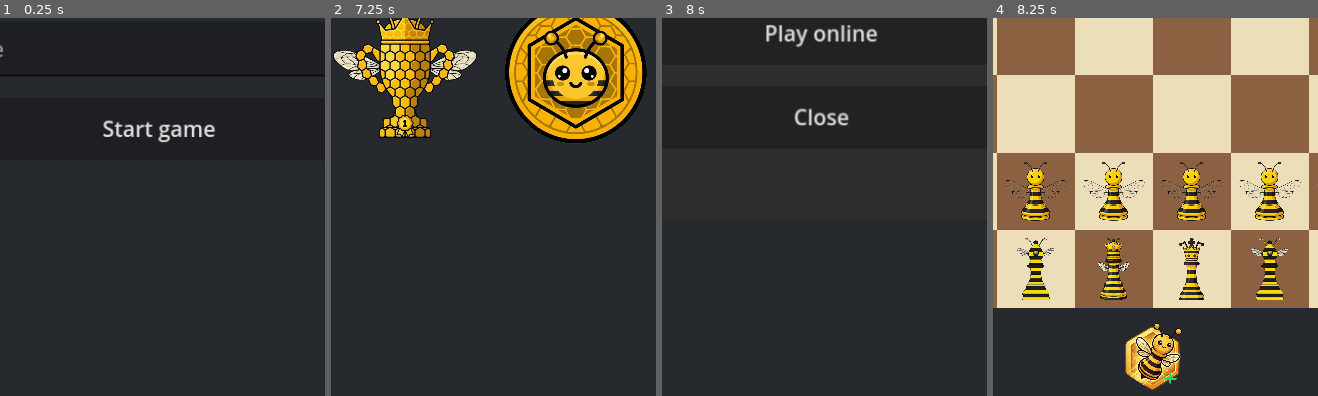
Above: before the commit, frames 1-4 (left to right).
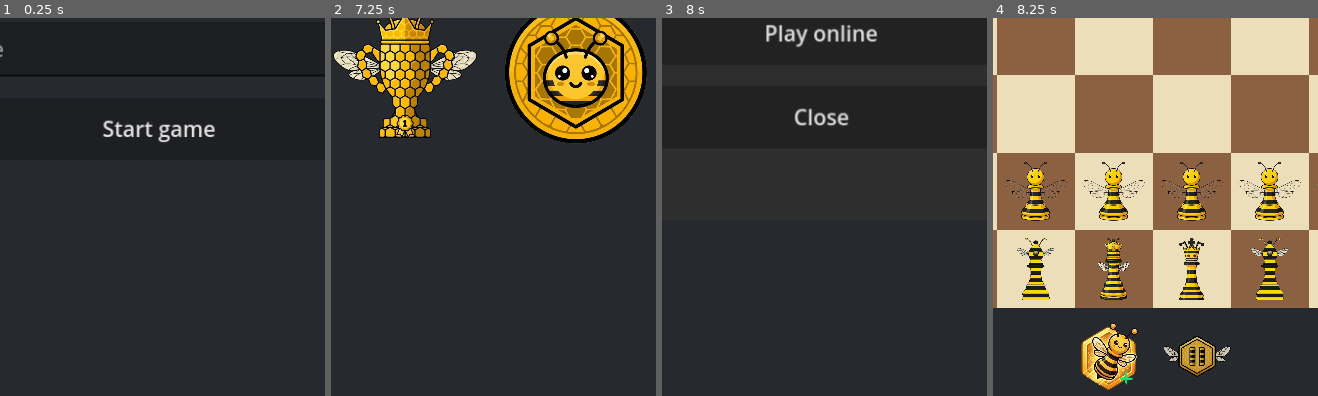
Above: after the commit, the same moments.

Repository: svetlyi072-debug/Be-Bees
Game: Godot game, scene res://scenes/Main.tscn
Two runs of this game, one before a commit and one after it. Both use one fixed random seed, a clock stepped at 60 frames per second and the inputs below.
Inputs (mouse positions are % of the whole screen's width and height, from its top left):
- Up to frame 1 (0.25 s): no input
- Up to frame 2 (7.25 s): click (10, 57) at 0.52 s; click (10, 57) at 1.27 s; click (36, 57) at 2.02 s; click (36, 57) at 2.77 s; click (62, 57) at 3.52 s; click (62, 57) at 4.27 s; click (88, 57) at 5.02 s; click (88, 57) at 5.77 s; click "Start game" at 6.5 s
- Up to frame 3 (8 s): click (10, 57) at 7.27 s
- Up to frame 4 (8.25 s): click "Play locally" at 8 s
The pictures show only the part of the screen within x 25-75%, y 50-100%; the shares and areas given below are measured in that part.

Frames 1-3 are identical in both runs. In frame 4, 4.9% of the frame differs, in the area x 27-74%, y 80-99%.

Commit message:
Add pause menu, randomize online host/joiner color assignment
Pause button (its icon asset was already sitting unused in assets/ui/
from an earlier attempt) now opens a small menu with Continue and Exit
to main menu. Exiting with an unfinished online match asks to confirm
first, reusing the same confirm dialog as the existing "new game while
online match unfinished" guard — generalized its yes-button text
("Yes, start new" -> "Yes") since it's now shared between two different
actions with their own descriptive prompts above it.

Online color assignment was hardcoded: host was always white, joiner
always black. The host now gets a random color at room creation, and
stores it (host_color) in the room so the joiner reads it and takes
the other one. Verified against live Firebase across 16 created rooms
(both colors came up) with zero host/joiner color mismatches.

Co-Authored-By: Claude Sonnet 5 <noreply@anthropic.com>

Diff:
--- a/scripts/main.gd
+++ b/scripts/main.gd
@@ -4,6 +4,8 @@
 var board_view: BoardView
 var status_label: Label
 var new_game_button: TextureButton
+var pause_button: TextureButton
+var pause_dialog: PopupPanel
 var promotion_dialog: PopupPanel
 var pending_promotion_move: Array = []
 var game_over: bool = false
@@ -960,6 +962,11 @@
 	new_game_button.pressed.connect(_on_new_game_pressed)
 	button_row.add_child(new_game_button)
 
+	pause_button = _make_icon_button("pause", in_game_icon_size)
+	pause_button.pressed.connect(_on_pause_pressed)
+	button_row.add_child(pause_button)
+	_build_pause_dialog()
+
 	promotion_dialog = PopupPanel.new()
 	game_screen.add_child(promotion_dialog)
 	var vbox := VBoxContainer.new()
@@ -1061,7 +1068,42 @@
 		_show_game()
 
 func _on_to_menu_pressed() -> void:
+	_leave_online_match()
 	_show_menu()
+
+func _build_pause_dialog() -> void:
+	pause_dialog = PopupPanel.new()
+	var vbox := VBoxContainer.new()
+	vbox.position = Vector2(20, 20)
+	vbox.add_theme_constant_override("separation", 14)
+	pause_dialog.add_child(vbox)
+
+	var title_label := Label.new()
+	title_label.text = "PAUSE_TITLE"
+	title_label.custom_minimum_size = Vector2(280, 0)
+	title_label.horizontal_alignment = HORIZONTAL_ALIGNMENT_CENTER
+	title_label.add_theme_font_size_override("font_size", 24)
+	vbox.add_child(title_label)
+
+	var continue_btn := _make_text_button("PAUSE_CONTINUE", Vector2(280, 0))
+	continue_btn.pressed.connect(func(): pause_dialog.hide())
+	vbox.add_child(continue_btn)
+
+	var exit_btn := _make_text_button("PAUSE_EXIT_TO_MENU", Vector2(280, 0))
+	exit_btn.pressed.connect(_on_pause_exit_pressed)
+	vbox.add_child(exit_btn)
+
+	game_screen.add_child(pause_dialog)
+
+func _on_pause_pressed() -> void:
+	pause_dialog.popup_centered(Vector2i(320, 240))
+
+func _on_pause_exit_pressed() -> void:
+	pause_dialog.hide()
+	if _has_unfinished_online_match():
+		_confirm(tr("CONFIRM_EXIT_ONLINE"), _on_to_menu_pressed)
+	else:
+		_on_to_menu_pressed()
 
 func _on_quit_pressed() -> void:
 	get_tree().quit()
--- a/scripts/online_match.gd
+++ b/scripts/online_match.gd
@@ -104,7 +104,9 @@
 	room_code = clean_code
 	room_name = name.strip_edges().substr(0, ROOM_NAME_MAX_LENGTH)
 	is_host = true
-	my_color = "w"
+	# Which color the host gets is random, not always white — the joiner
+	# takes whatever's left (see _on_join_room_fetched's host_color read).
+	my_color = "w" if randi() % 2 == 0 else "b"
 	is_public = make_public
 	_send_get("%s/%s" % [GAMES_PATH, room_code], _on_create_room_checked.bind(logic_state))
 
@@ -118,6 +120,7 @@
 	data["last_move"] = null
 	data["is_public"] = is_public
 	data["name"] = room_name
+	data["host_color"] = my_color
 	data["updated_at"] = Time.get_unix_time_from_system()
 	_send_put("%s/%s" % [GAMES_PATH, room_code], data, _on_create_room_done)
 
@@ -183,7 +186,10 @@
 		return
 	room_code = clean_code
 	is_host = false
-	my_color = "b"
+	# Take whichever color the host didn't pick — host's color was randomized
+	# at creation (see create_room), not hardcoded to white.
+	var host_color := safe_string(data.get("host_color", "w"), "w")
+	my_color = "b" if host_color == "w" else "w"
 	is_public = safe_bool(data.get("is_public", false), false)
 	room_name = safe_string(data.get("name", ""), "")
 	data["status"] = "active"
@@ -233,6 +239,7 @@
 	data["last_move"] = _encode_move(last_move)
 	data["is_public"] = is_public
 	data["name"] = room_name
+	data["host_color"] = my_color if is_host else ("b" if my_color == "w" else "w")
 	data["updated_at"] = Time.get_unix_time_from_system()
 	_send_put("%s/%s" % [GAMES_PATH, room_code], data, _on_submit_move_done)
 
--- a/scripts/translations.gd
+++ b/scripts/translations.gd
@@ -64,7 +64,11 @@
 	"RESUME_NO": "Нет, в меню",
 
 	"CONFIRM_ABANDON_ONLINE": "Текущая онлайн-партия еще не завершена. Начать новую локальную игру?",
-	"CONFIRM_YES_NEW": "Да, начать новую",
+	"CONFIRM_EXIT_ONLINE": "Текущая онлайн-партия ещё не завершена. Выйти в главное меню?",
+	"CONFIRM_YES_NEW": "Да",
+	"PAUSE_TITLE": "Пауза",
+	"PAUSE_CONTINUE": "Продолжить",
+	"PAUSE_EXIT_TO_MENU": "Выйти в главное меню",
 
 	"REGISTER_WELCOME": "Добро пожаловать в Be_Bees!",
 	"REGISTER_ASK_NAME": "Как вас называть?",
@@ -154,7 +158,11 @@
 	"RESUME_NO": "No, go to menu",
 
 	"CONFIRM_ABANDON_ONLINE": "The current online game isn't finished yet. Start a new local game?",
-	"CONFIRM_YES_NEW": "Yes, start new",
+	"CONFIRM_EXIT_ONLINE": "The current online game isn't finished yet. Exit to the main menu?",
+	"CONFIRM_YES_NEW": "Yes",
+	"PAUSE_TITLE": "Pause",
+	"PAUSE_CONTINUE": "Continue",
+	"PAUSE_EXIT_TO_MENU": "Exit to main menu",
 
 	"REGISTER_WELCOME": "Welcome to Be_Bees!",
 	"REGISTER_ASK_NAME": "What should we call you?",
